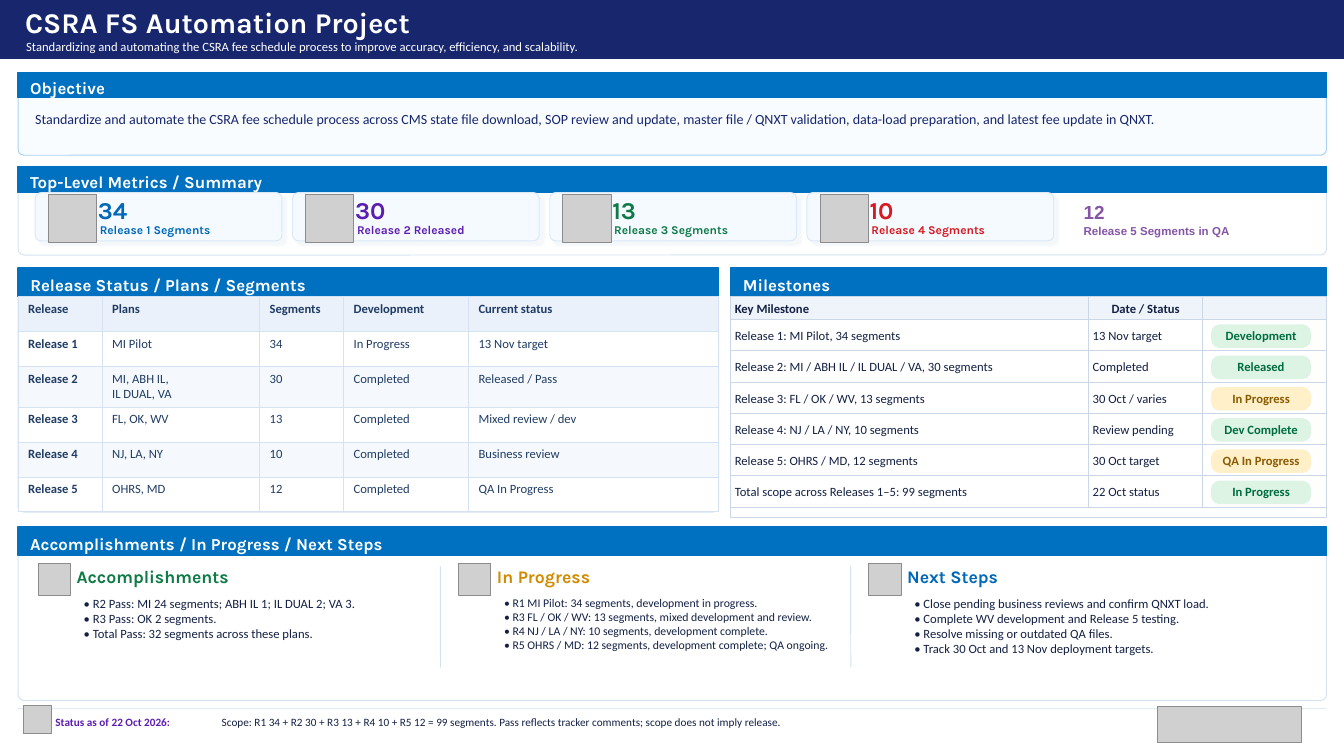
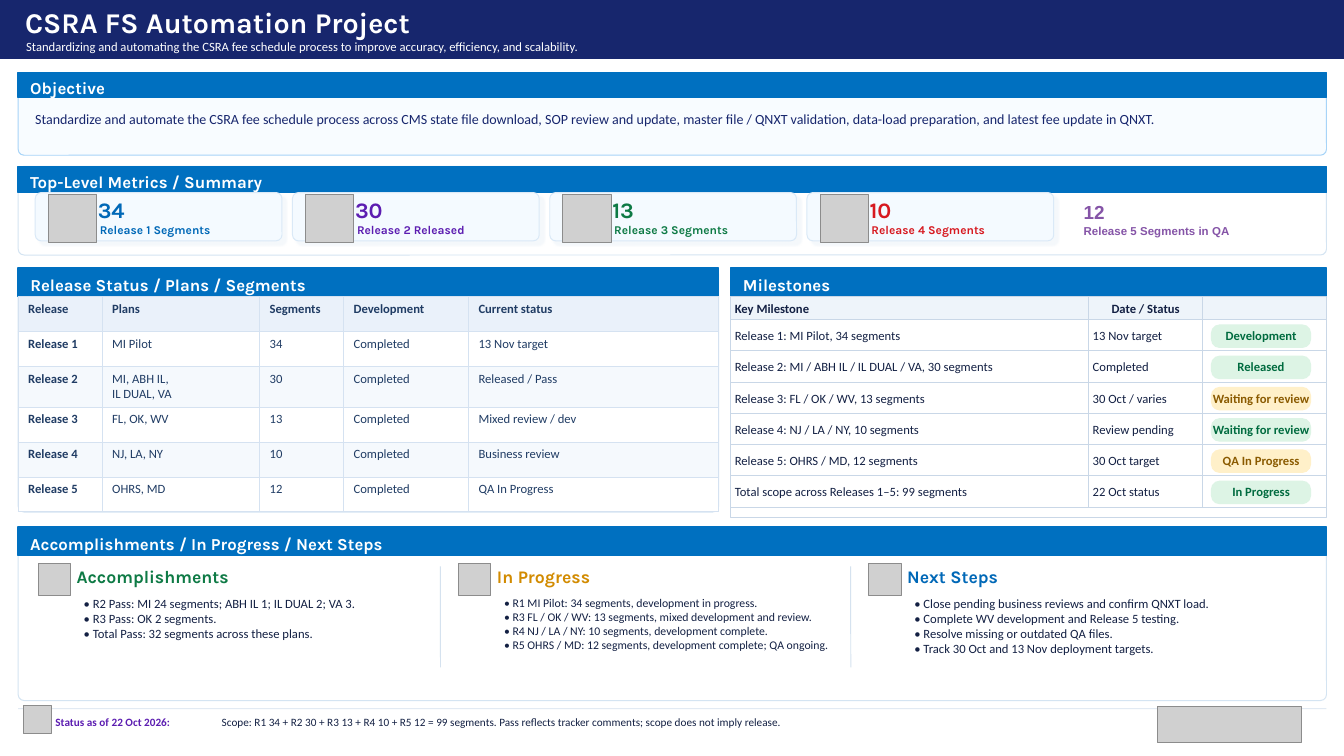
Before and after one commit to Pardhasaradhi790/myblockchain, a slide deck: slide 1 of CSRA_FS_Release_Status_Final.pptx. Drawn at 1344x756 pixels with LibreOffice and Linux fonts; fonts in the diff are those of the drawing; grey boxes stand for pictures. Boxes give left, top, right and bottom in pixels: in the first picture for what was removed or moved away, otherwise in the second. Text is boxed around its words. In the diff, an @@ line names an element or a change of style, - is before the commit and + after.

```diff
--- a/CSRA_FS_Release_Status_Final.pptx
+++ b/CSRA_FS_Release_Status_Final.pptx
@@ size 17.2 to 15.7 pt in 4 elements at (98,203,125,219), (355,203,383,219), (612,203,634,219), (870,203,892,219) @@
@@ table at (18,296,718,511) @@
-row 2, column 4: In Progress
+row 2, column 4: Completed
@@ text at (1213,394,1309,405): text changed @@
-In Progress
+Waiting for review
@@ text at (1213,425,1309,436): text changed @@
-Dev Complete
+Waiting for review
```
